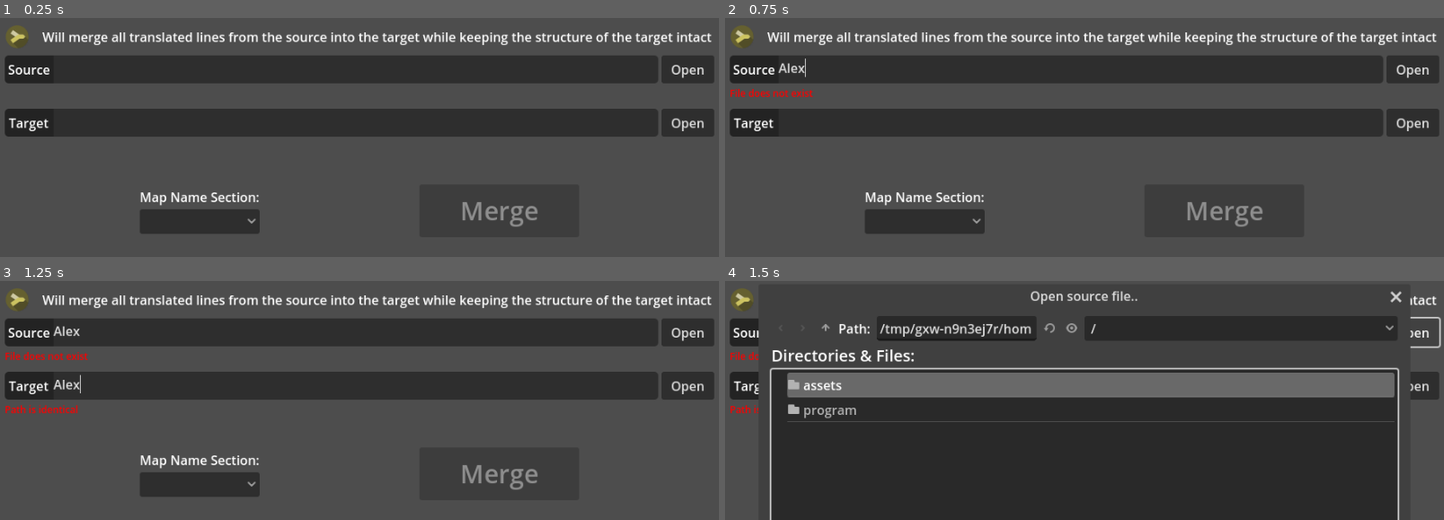
Above: before the commit, frames 1-4 (two rows, left to right).
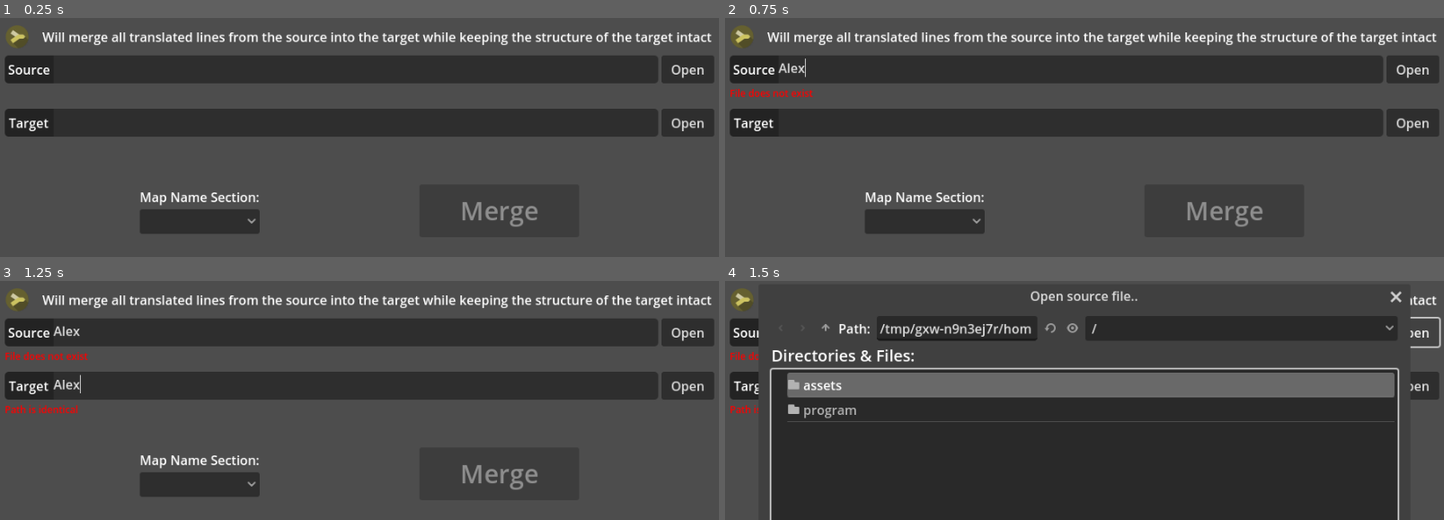
Above: after the commit, the same moments.

Repository: KoB-Kirito/Essential-Translation-Helper
Game: Godot game, scene res://program/intro.tscn
The game is run twice, just before and just after one commit, with the same random seed, the same clock (stepped at 60 frames per second) and the same inputs.
Inputs (mouse positions are in pixels of both pictures, inside the frame that each line leads up to):
- Up to frame 1 (0.25 s): no input
- Up to frame 2 (0.75 s): click (1084, 70) at 0.52 s; type "Alex" at 0.6 s
- Up to frame 3 (1.25 s): click (359, 386) at 0.75 s; type "Alex" at 0.83 s
- Up to frame 4 (1.5 s): click "Open" at 1.25 s

Frames 1-3 are identical in both runs. In frame 4, less than 0.1% of the frame differs, in the area x 44-52%, y 17-23%.

Commit message:
Fix color selector alpha

Diff:
--- a/program/main.tscn
+++ b/program/main.tscn
@@ -129,7 +129,7 @@
 content_margin_top = 3.0
 content_margin_right = 3.0
 content_margin_bottom = 3.0
-bg_color = Color(1, 0.521569, 0.45098, 0.686275)
+bg_color = Color(1, 0.521569, 0.45098, 1)
 corner_radius_top_left = 8
 corner_radius_top_right = 8
 corner_radius_bottom_right = 8
@@ -140,7 +140,7 @@
 content_margin_top = 3.0
 content_margin_right = 3.0
 content_margin_bottom = 3.0
-bg_color = Color(1, 0.47451, 0.458824, 1)
+bg_color = Color(0.921569, 0.921569, 0, 1)
 corner_radius_top_left = 8
 corner_radius_top_right = 8
 corner_radius_bottom_right = 8
@@ -1310,7 +1310,8 @@
 focus_mode = 0
 theme_override_styles/normal = SubResource("StyleBoxFlat_51gth")
 icon_alignment = 1
-color = Color(1, 0.521569, 0.45098, 0.54902)
+color = Color(1, 0.521569, 0.45098, 1)
+edit_alpha = false
 
 [node name="EditedColorPickerButton" type="ColorPickerButton" parent="UI/StatusBarContainer/SettingsBarContainer"]
 unique_name_in_owner = true
@@ -1322,7 +1323,8 @@
 focus_mode = 0
 theme_override_styles/normal = SubResource("StyleBoxFlat_m3vxq")
 icon_alignment = 1
-color = Color(0.92, 0.92, 0, 0.6)
+color = Color(0.921569, 0.921569, 0, 1)
+edit_alpha = false
 
 [node name="AddedColorPickerButton" type="ColorPickerButton" parent="UI/StatusBarContainer/SettingsBarContainer"]
 unique_name_in_owner = true
@@ -1336,6 +1338,7 @@
 theme_override_styles/hover = SubResource("StyleBoxEmpty_86n6t")
 icon_alignment = 1
 color = Color(0.560784, 1, 0.529412, 1)
+edit_alpha = false
 
 [node name="ParsedColorPickerButton" type="ColorPickerButton" parent="UI/StatusBarContainer/SettingsBarContainer"]
 unique_name_in_owner = true
@@ -1348,6 +1351,7 @@
 theme_override_styles/normal = SubResource("StyleBoxFlat_mvgp6")
 icon_alignment = 1
 color = Color(0.42, 0.57, 1, 1)
+edit_alpha = false
 
 [node name="FoundColorPickerButton" type="ColorPickerButton" parent="UI/StatusBarContainer/SettingsBarContainer"]
 unique_name_in_owner = true
@@ -1360,6 +1364,7 @@
 theme_override_styles/normal = SubResource("StyleBoxFlat_tmmfh")
 icon_alignment = 1
 color = Color(0.42, 0.57, 1, 1)
+edit_alpha = false
 
 [node name="StillWorkingTimer" type="Timer" parent="."]
 unique_name_in_owner = true
--- a/program/singletons/settings.gd
+++ b/program/singletons/settings.gd
@@ -62,13 +62,13 @@
 
 	split_horizontal = false
 
-	color_background = Color(0.1, 0.11, 0.12, 1.0)
+	color_background = Color(0.1, 0.11, 0.12)
 	color_font = Color(0.83, 0.83, 0.83)
-	color_removed_line = Color(1.0, 0.52, 0.45, 0.6)
-	color_edited_line = Color(0.92, 0.92, 0, 0.6)
-	color_added_line = Color(0.56, 1.0, 0.52, 0.6)
-	color_translation_parsed = Color(0.37, 0.56, 1.0, 0.6)
-	color_translation_found = Color(0.37, 0.56, 1.0, 0.6)
+	color_removed_line = Color(0.81, 0.3, 0.22)
+	color_edited_line = Color(0.75, 0.71, 0.1)
+	color_added_line = Color(0.36, 0.74, 0.34)
+	color_translation_parsed = Color(0.26, 0.38, 0.65)
+	color_translation_found = Color(0.26, 0.38, 0.65)
 
 	editor_options = {
 		Side.SOURCE: {
@@ -128,7 +128,7 @@
 	config_file.set_value("Theme", "color_font", color_font)
 	config_file.set_value("Theme", "color_removed_line", color_removed_line)
 	config_file.set_value("Theme", "color_edited_line", color_edited_line)
-	config_file.set_value("Theme", "color_edited_line", color_edited_line)
+	config_file.set_value("Theme", "color_added_line", color_added_line)
 	config_file.set_value("Theme", "color_translation_parsed", color_translation_parsed)
 	config_file.set_value("Theme", "color_translation_found", color_translation_found)
 
